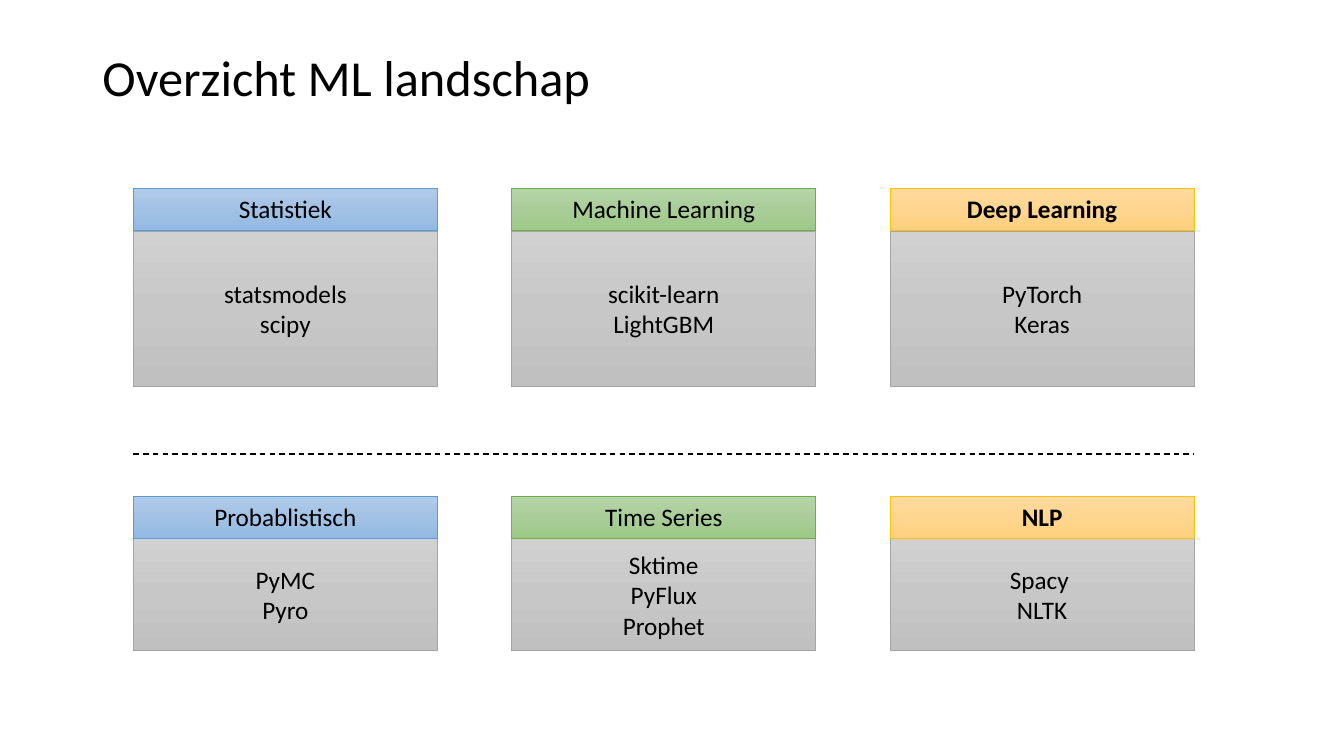
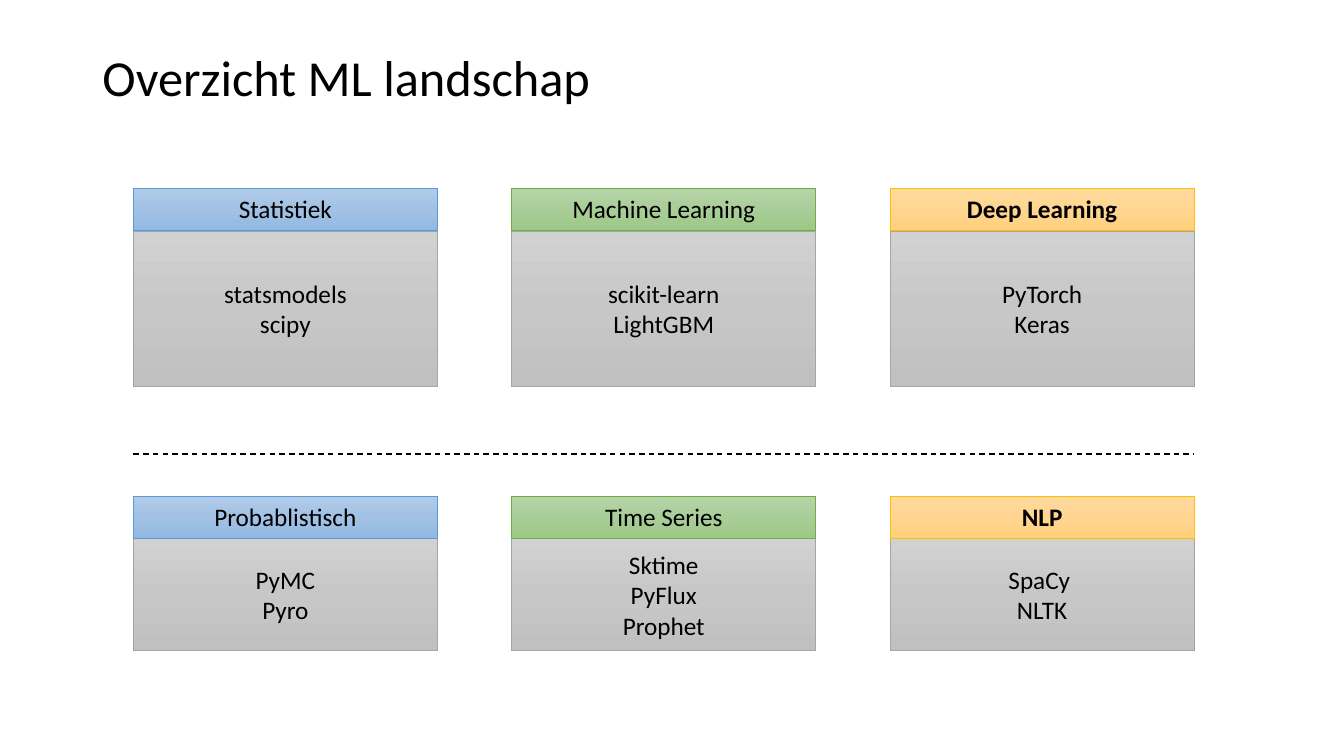
Before and after one commit to LFKoning/knowledge-sharing, a slide deck: slide 5 of python_trainees/4_scikit_learn/python_traineeship_4.pptx. Drawn at 1344x756 pixels with LibreOffice and Linux fonts; fonts in the diff are those of the drawing. Boxes give left, top, right and bottom in pixels: in the first picture for what was removed or moved away, otherwise in the second. Text is boxed around its words. In the diff, an @@ line names an element or a change of style, - is before the commit and + after.

```diff
--- a/python_trainees/4_scikit_learn/python_traineeship_4.pptx
+++ b/python_trainees/4_scikit_learn/python_traineeship_4.pptx
@@ text in rectangle at <box>1008,572,1070,593</box>: text changed @@
-Spacy
+SpaCy
```
Also in this commit, not shown: 10 other slides changed, 3 slides added, 1 slide removed, 12 other files.
